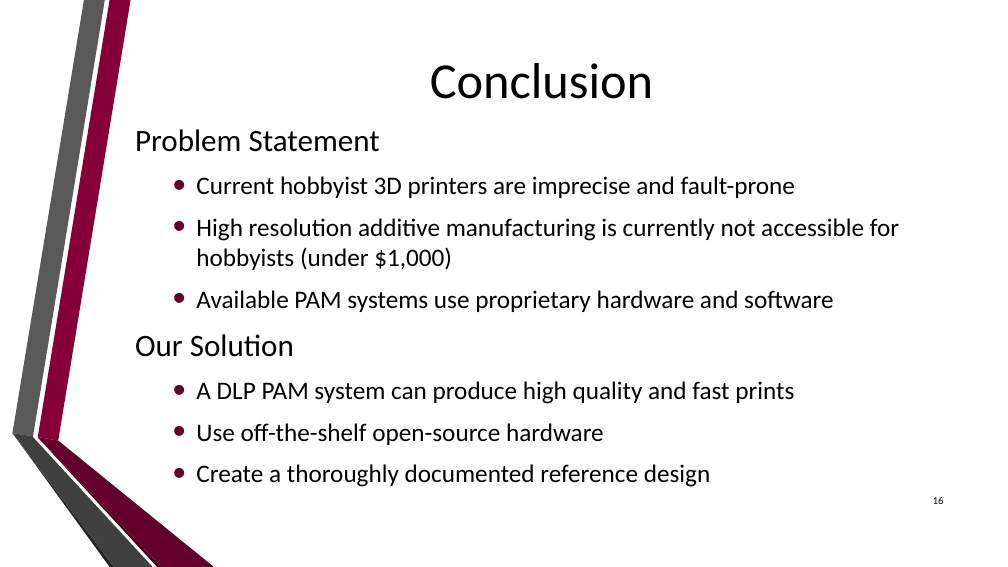
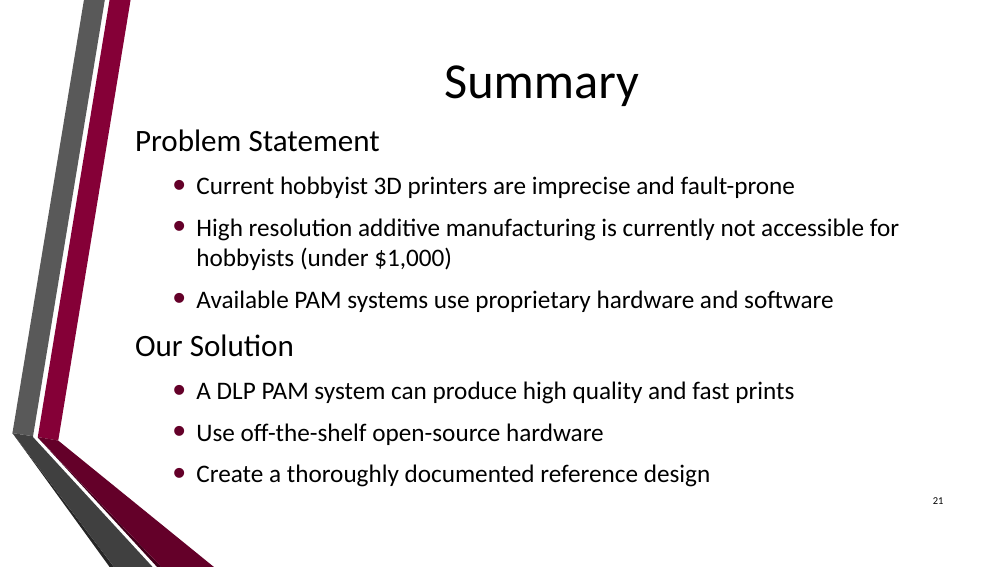
Before and after one commit to dan-olsen/SeniorDesign, a slide deck: slide 21 of Presentations/DesignPres/DesignPres-75.pptx (slide 16 before the commit). Drawn at 1008x567 pixels with LibreOffice and Linux fonts; fonts in the diff are those of the drawing; background and template pictures are left out. Boxes give left, top, right and bottom in pixels: in the first picture for what was removed or moved away, otherwise in the second. Text is boxed around its words. In the diff, an @@ line names an element or a change of style, - is before the commit and + after.

```diff
--- a/Presentations/DesignPres/DesignPres-75.pptx
+++ b/Presentations/DesignPres/DesignPres-75.pptx
@@ title at <box>444,65,639,106</box>: text changed @@
-Conclusion
+Summary
@@ page number at <box>933,497,944,504</box>: text changed @@
-16
+21
```
Also in this commit, not shown: 3 other slides changed, 11 slides added, 5 slides removed.
